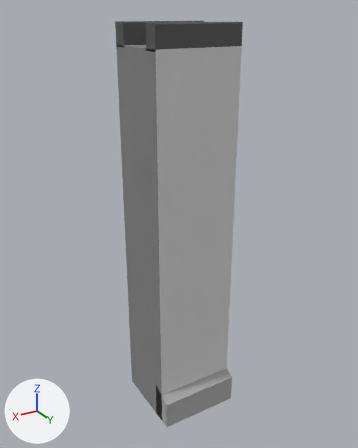
Two versions of the FBX model Assets/FBX/wall_01_short.FBX, one commit apart.
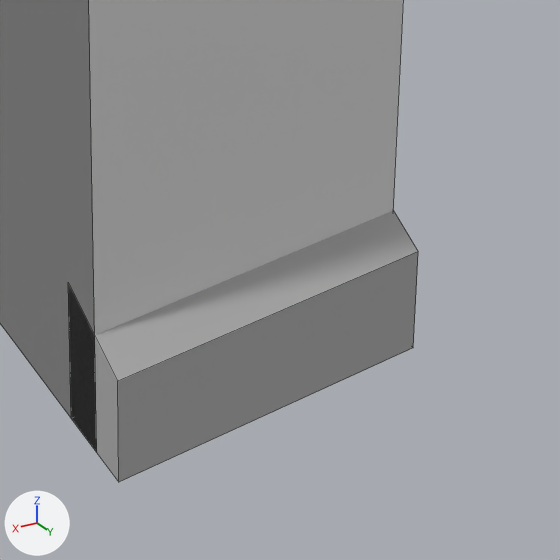
Old and new are each drawn whole from a 50 mm camera at (2.81, 4.66, 4.83) aimed at (-0.01, -0.05, 2.48) and again close up on the part from 39% to 73% of the width and 72% to 99% of the height. Arrows for +X, +Y and +Z are at lower left; the lights stay in place. The close-ups show mesh edges as thin lines. Where no turn or scale is listed for an object, it has been applied to the vertices.

Objects in the first close-up: 'wall_01_short'.
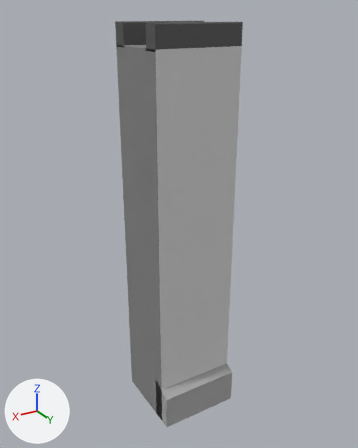
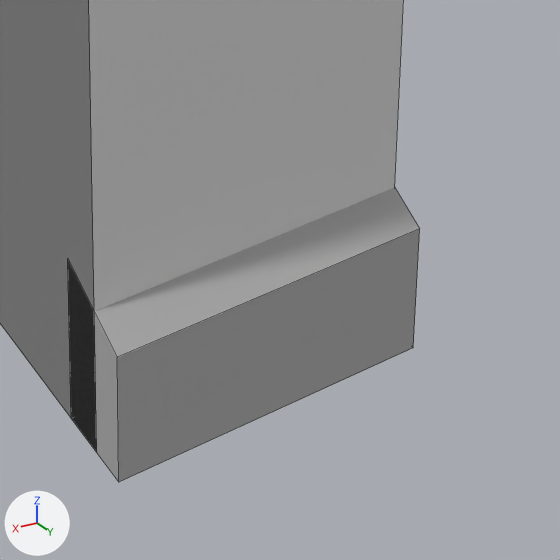
The edits, one by one:
me_mesh has 40 vertices, 28 faces and spans x -0.5..0.5, y -0.5..0.5, z 0.0..4.73.
me_mesh is used by ob_wall_01_short; location (0.0, 0.0, 0.0).
Before the commit, vertices of me_mesh: 36 (-0.5, 0.23, 0.49), 37 (0.5, 0.23, 0.49) at pixel (68, 282), 38 (-0.5, 0.5, 0.36) at pixel (418, 251), 39 (0.5, 0.5, 0.36) at pixel (117, 381).
Part 1, on me_mesh:
Vertices 36 to 39 of me_mesh move by (0.0, 0.0, 0.08).

Location of each change, (x1, y1, x2, y2) in pixels of the close-ups (560 x 560 px; the box of a moved part takes in the faces that stretch with it):
'wall_01_short', reshaped: before (0, 0, 418, 482); after (0, 0, 420, 482)
part 1 of me_mesh, moved or reshaped: before (68, 210, 418, 482); after (68, 188, 420, 482)
